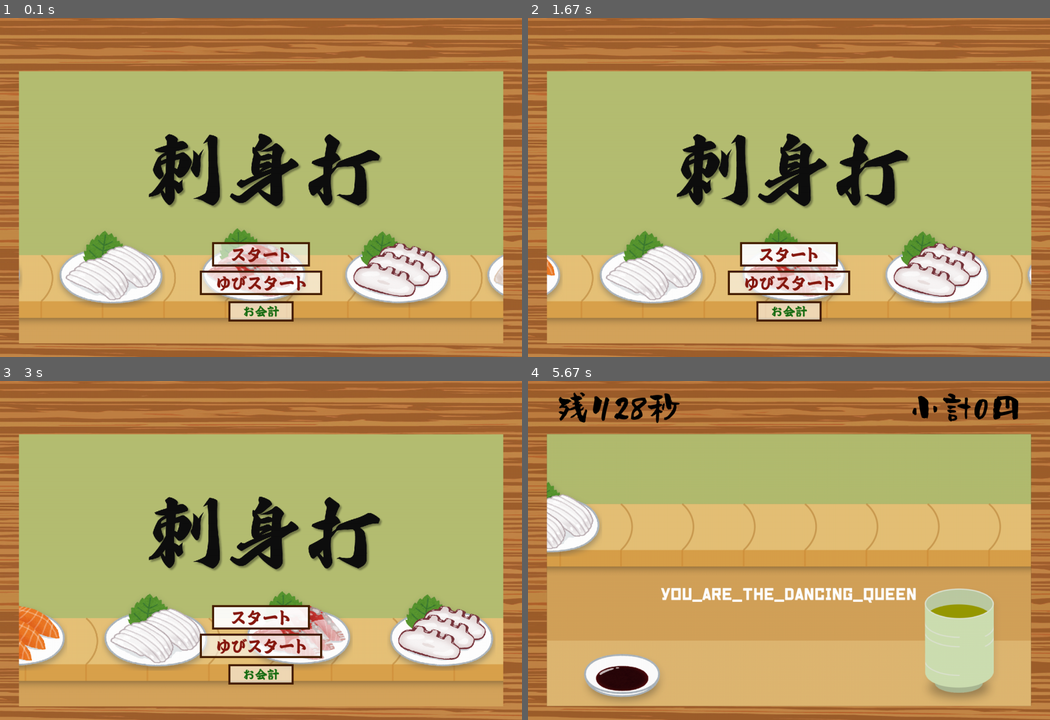
Above: before the commit, frames 1-4 (two rows, left to right).
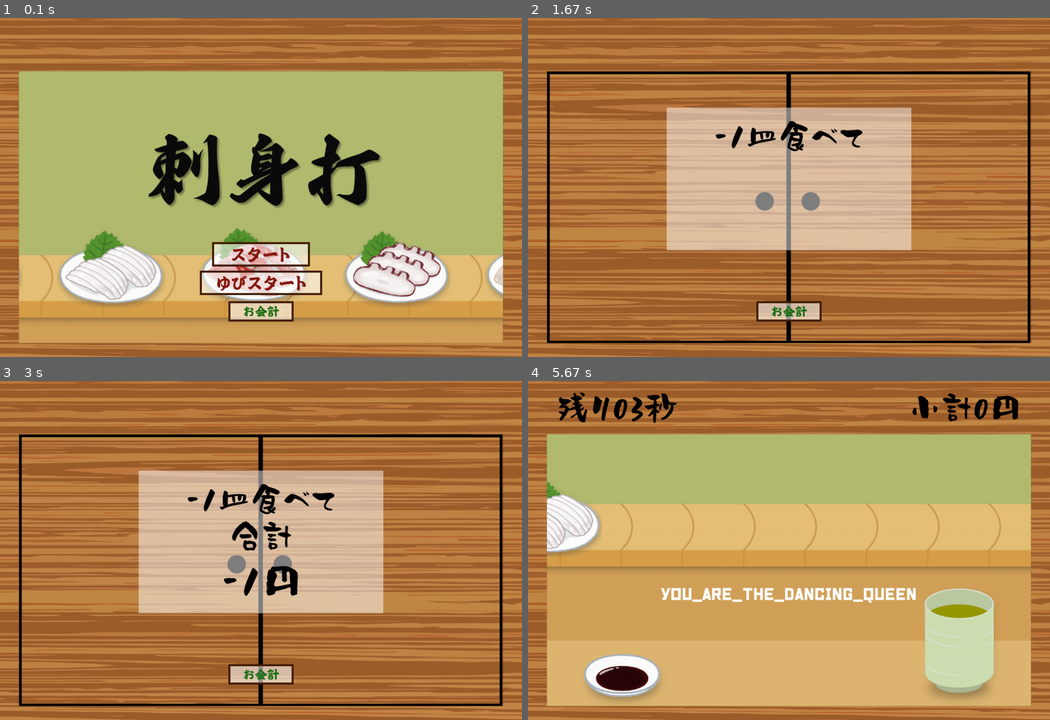
Above: after the commit, the same moments.

Repository: medamawa/yubi-key
Game: pygame game, started from sashimida.py
Same seed, same stepped clock (60 frames per second), same inputs: the game is played once before the commit and once after it.
Inputs (mouse positions are in pixels of both pictures, inside the frame that each line leads up to):
- Up to frame 1 (0.1 s): no input
- Up to frame 2 (1.67 s): click "スタート" at 0.38 s; tap Space at 0.67 s; tap Esc at 1 s; tap Ctrl at 1.33 s
- Up to frame 3 (3 s): tap Enter at 1.67 s
- Up to frame 4 (5.67 s): tap Enter at 3 s; click "スタート" at 3.38 s; click (903, 465) at 4.72 s; tap Ctrl at 5, 5.33 s

The runs differ from the first frame. In frame 1, 1.1% of the frame differs, in the area x 3-97%, y 15-99%; in frame 2, 74%, in the area x 3-97%, y 15-100%; in frame 3, 74%; in frame 4, 0.5%.

Commit message:
add result

Diff:
--- a/config.py
+++ b/config.py
@@ -28,7 +28,7 @@
 
 TITLE = "sashimida"
 RAIL_SPEED = 1
-PLAY_TIME = 30
+PLAY_TIME = 5
 
 HEADER_FONT_FILE = "./srcs/Shokakiutage.ttf"
 HEADER_FONT_SIZE = 80
--- a/game.py
+++ b/game.py
@@ -58,6 +58,7 @@
     sound_typing_good = pygame.mixer.Sound("./srcs/sashimida/typing_good.wav")
     sounf_typing_bad = pygame.mixer.Sound("./srcs/sashimida/typing_bad.wav")
     sound_get_sashimi = pygame.mixer.Sound("./srcs/sashimida/get_sashimi.wav")
+    sound_time_up = pygame.mixer.Sound("./srcs/sashimida/time_up.wav")
 
     # questions
     questions_list = read_file_lines("./srcs/questions.txt")
@@ -69,6 +70,7 @@
 
     # score
     score = 0
+    dishes = 0
 
     while True:
         SURFACE.blit(background, (45, 130))
@@ -102,7 +104,7 @@
             if event.type == KEYDOWN:
                 # ESCキーならtitleに戻る
                 if event.key == K_ESCAPE:
-                    return -1
+                    return -1, -1
                 else:
                     if pu.get_key_input(pygame, event) == question[typed_num]:
                         sound_typing_good.play()
@@ -113,6 +115,7 @@
                     if typed_num == len(question):
                         sound_get_sashimi.play()
                         score += 50
+                        dishes += 1
                         question_init_flag = True
 
         # text rendering
@@ -140,7 +143,8 @@
         # remaining time
         remaining_time = config.PLAY_TIME - int(time.time() - start_time)
         if remaining_time <= 0:
-            return score
+            # sound_time_up.play()
+            return score, dishes
         remaining_time_text = header_font.render(f"残り{remaining_time:02}秒", True, config.BLACK)
         SURFACE.blit(remaining_time_text, [70, 25])
 
--- /dev/null
+++ b/result.py
@@ -0,0 +1,116 @@
+import pygame
+from pygame.locals import *
+import sys
+import time
+
+import config
+import pygame_utils as pu
+
+def load_images():
+    # load images
+    frame = pygame.image.load("./srcs/sashimida/frame.png")
+    door_left = pygame.image.load("./srcs/sashimida/door_left.png")
+    door_right = pygame.image.load("./srcs/sashimida/door_right.png")
+    frame_width, frame_height = frame.get_size()
+    ratio = config.WINDOW_WIDTH / frame_width
+
+    # resize images
+    frame = pu.resize_by_ratio(frame, ratio)
+    door_left = pu.resize_by_ratio(door_left, ratio)
+    door_right = pu.resize_by_ratio(door_right, ratio)
+
+    return frame, door_left, door_right
+
+def main(SURFACE, score, dishes):
+    # images
+    frame, door_left, door_right = load_images()
+
+	# sounds
+    sound_door_close = pygame.mixer.Sound("./srcs/sashimida/door_close.wav")
+    sound_result = pygame.mixer.Sound("./srcs/sashimida/result.wav")
+
+	# font
+    result_font = pygame.font.Font(config.HEADER_FONT_FILE, config.HEADER_FONT_SIZE)
+    result_font_big = pygame.font.Font(config.HEADER_FONT_FILE, config.HEADER_FONT_SIZE + 20)
+    end_button_font = pygame.font.Font(config.TITLE_BUTTON_FONT_FILE, config.TITLE_BUTTON_FONT_SIZE - 10)
+
+	# button
+    end_button = pu.Button(config.WINDOW_WIDTH / 2, 720, 160, 50, "お会計", text_color=config.GREEN)
+
+	# score surface
+    background_rect = pygame.Surface((600, 350), pygame.SRCALPHA)
+    background_rect.fill((*config.WHITE, 128))
+    result_text_1 = result_font.render(f"{dishes}皿食べて", True, config.BLACK)
+    result_text_2 = result_font.render("合計", True, config.BLACK)
+    result_text_3 = result_font_big.render(f"{score}円", True, config.BLACK)
+
+	# flags
+    result_sound_flag = False
+    effect_end_flag = False
+
+	# door variables
+    door_left_x = 0 - door_left.get_size()[0]
+    door_right_x = config.WINDOW_WIDTH
+    door_speed = 80
+
+	# door close sound
+    sound_door_close.play()
+
+	# time
+    start_time = time.time()
+
+    while True:
+        door_left_x += door_speed
+        if door_left_x > 0:
+            door_left_x = 0
+        door_right_x -= door_speed
+        if door_right_x < config.WINDOW_WIDTH - door_right.get_size()[0]:
+            door_right_x = config.WINDOW_WIDTH - door_right.get_size()[0]
+            door_speed = 0
+        SURFACE.blit(door_left, (door_left_x, 0))
+        SURFACE.blit(door_right, (door_right_x, 0))
+        SURFACE.blit(frame, (0, 0))
+
+		# button
+        end_button.draw(SURFACE, end_button_font)
+
+		# event handling
+        for event in pygame.event.get():
+            if event.type == QUIT:
+                pygame.quit()
+                sys.exit()
+            if event.type == KEYDOWN:
+                if event.key == K_ESCAPE:
+                    pygame.quit()
+                    sys.exit()
+                elif event.key in (pygame.K_LCTRL, pygame.K_RCTRL, pygame.K_LSHIFT, pygame.K_RSHIFT):
+                    continue
+                else:
+                    if effect_end_flag:
+                        return
+            if end_button.is_clicked(event):
+                pygame.quit()
+                sys.exit()
+
+		# get time
+        time_passed = time.time() - start_time
+
+		# score
+        if time_passed > 0.15:
+            pu.put_middle(SURFACE, background_rect, 220)
+        if time_passed > 0.45:
+            if not result_sound_flag:
+                sound_result.play()
+                result_sound_flag = True
+            pu.put_middle(SURFACE, result_text_1, 250)
+        if time_passed > 1.05:
+            pu.put_middle(SURFACE, result_text_2, 340)
+        if time_passed > 1.55:
+            pu.put_middle(SURFACE, result_text_3, 440)
+            if not effect_end_flag:
+                effect_end_flag = True
+
+
+        # refresh window
+        SURFACE.blit(frame, (0, 0))
+        pygame.display.update()
--- a/sashimida.py
+++ b/sashimida.py
@@ -6,6 +6,7 @@
 import game
 import game_yubi
 import title
+import result
 
 def main():
     # initialization
@@ -14,14 +15,17 @@
     pygame.display.set_caption(config.TITLE)
     font = pygame.font.Font(config.FONT_FILE, config.FONT_SIZE)
     score = 0
+    dishes = 0
 
     # main loop
     while True:
         mode = title.main(SURFACE)
         if mode == 1:
-            score = game.main(SURFACE, font)
+            score, dishes = game.main(SURFACE, font)
         elif mode == 2:
-            score = game_yubi.main(SURFACE, font)
+            score, dishes = game_yubi.main(SURFACE, font)
+        result.main(SURFACE, score, dishes)
+
 
 if __name__ == '__main__':
     main()
--- a/title.py
+++ b/title.py
@@ -13,18 +13,15 @@
     sashimi_list = []
     for i in range(1, 9):
         sashimi_list.append(pygame.image.load(f"./srcs/sashimida/sashimi{i}.png"))
-    bg_width, bg_height = background.get_size()
-    rail_width, rail_height = rail.get_size()
     frame_width, frame_height = frame.get_size()
-    sashimi_width, sashimi_height = sashimi_list[0].get_size()
     ratio = config.WINDOW_WIDTH / frame_width
 
     # resize images
-    background = pygame.transform.scale(background, (int(bg_width * ratio), int(bg_height * ratio)))
-    rail = pygame.transform.scale(rail, (int(rail_width * ratio), int(rail_height * ratio)))
-    frame = pygame.transform.scale(frame, (int(frame_width * ratio), int(frame_height * ratio)))
+    background = pu.resize_by_ratio(background, ratio)
+    rail = pu.resize_by_ratio(rail, ratio)
+    frame = pu.resize_by_ratio(frame, ratio)
     for i in range(8):
-        sashimi_list[i] = pygame.transform.scale(sashimi_list[i], (int(sashimi_width * ratio), int(sashimi_height * ratio)))
+        sashimi_list[i] = pu.resize_by_ratio(sashimi_list[i], ratio)
 
     return background, rail, frame, sashimi_list
 
Binary file added: srcs/sashimida/door_left.png
Binary file added: srcs/sashimida/door_right.png
Not shown, added: srcs/sashimida/door_close.wav
Not shown, added: srcs/sashimida/game_bgm.wav
Not shown, added: srcs/sashimida/menu_bgm.wav
Not shown, added: srcs/sashimida/result.wav
Not shown, added: srcs/sashimida/time_up.wav
